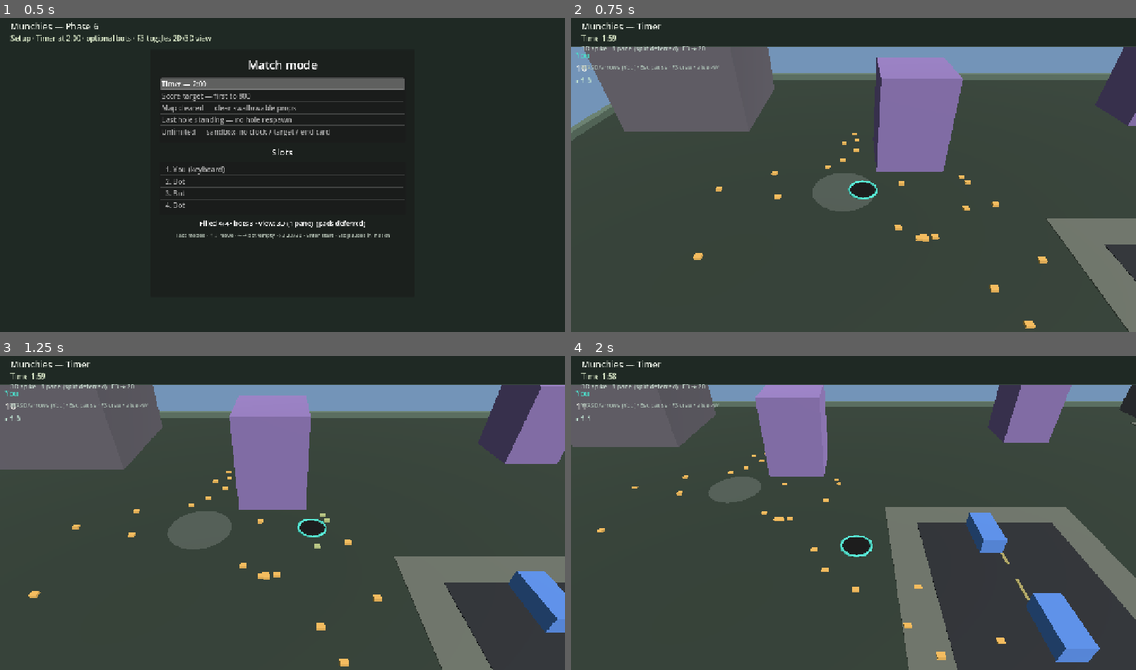
Above: before the commit, frames 1-4 (two rows, left to right).
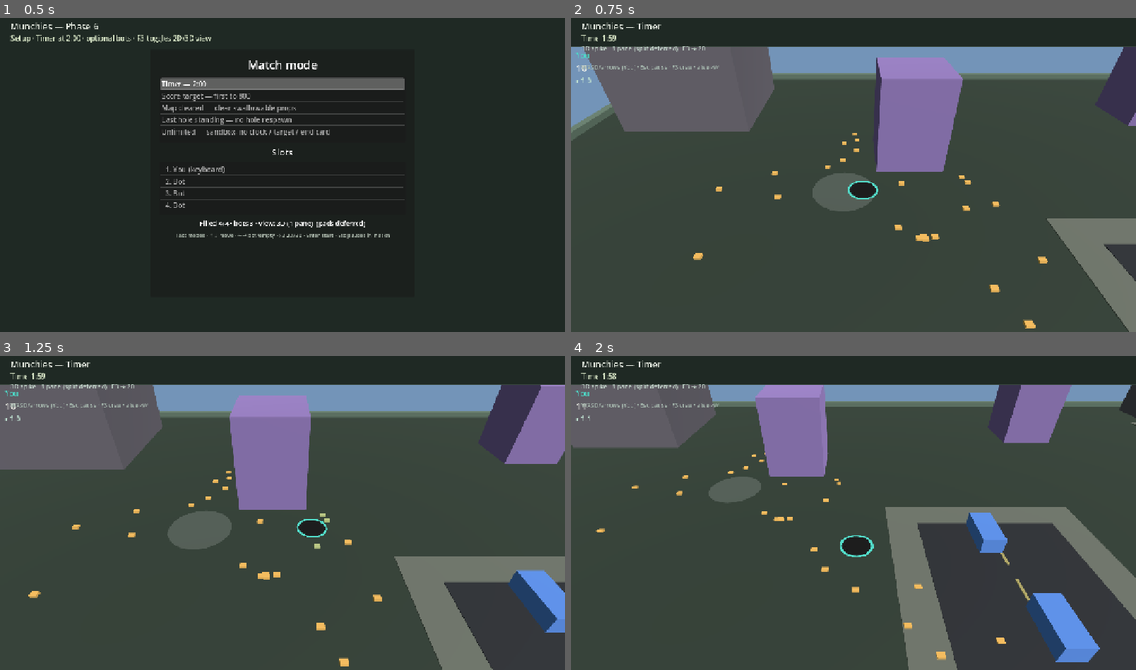
Above: after the commit, the same moments.

Repository: yelsayd/munchies
Game: Godot game, scene res://scenes/main.tscn
Two runs of this game, one before a commit and one after it. Both use one fixed random seed, a clock stepped at 60 frames per second and the inputs below.
Inputs:
- Up to frame 1 (0.5 s): no input
- Up to frame 2 (0.75 s): tap Enter (confirm) at 0.5, 0.6 s; hold D (move_right) from 0.53 s (still down)
- Up to frame 3 (1.25 s): keep holding D (move_right)
- Up to frame 4 (2 s): release D (move_right) at 1.28 s; hold S (move_down) from 1.28 s (still down); tap Tab at 1.35 s

Frame 1 is identical in both runs. In frame 2, 0.2% of the frame differs, in the area x 0-100%, y 9-100%; in frame 3, 0.3%; in frame 4, 0.4%, in the area x 4-100%, y 9-100%.

Commit message:
Smooth 3D hole rims with flat high-segment rings.
Replace faceted TorusMesh borders with 96-seg annular meshes, bump
pit cylinder segments, and enable 4x MSAA on the 3D SubViewport.

Co-authored-by: Yasser Elsayed <yelsayd@users.noreply.github.com>

Diff:
--- a/scripts/main.gd
+++ b/scripts/main.gd
@@ -498,6 +498,7 @@
 	sv.gui_disable_input = true
 	sv.render_target_update_mode = SubViewport.UPDATE_ALWAYS
 	sv.own_world_3d = true
+	sv.msaa_3d = Viewport.MSAA_4X
 	sv.size = Vector2i(2, 2)
 	svc.add_child(sv)
 
--- a/scripts/world_view_3d.gd
+++ b/scripts/world_view_3d.gd
@@ -206,10 +206,10 @@
 		var id: int = int(hole["id"])
 		seen[id] = true
 		var root: Node3D = _hole_nodes.get(id) as Node3D
-		# Recreate if this is a pre-torus hole (rim was a flat cylinder buried under roads).
+		# Recreate if rim is not the current flat-ring ArrayMesh (old cylinder/torus rims).
 		if root != null:
 			var rim_n: MeshInstance3D = root.get_node_or_null("Rim") as MeshInstance3D
-			if rim_n == null or not (rim_n.mesh is TorusMesh):
+			if rim_n == null or not (rim_n.mesh is ArrayMesh) or not bool(rim_n.get_meta("flat_ring", false)):
 				root.queue_free()
 				_hole_nodes.erase(id)
 				root = null
@@ -399,7 +399,7 @@
 	cyl.top_radius = 1.0
 	cyl.bottom_radius = 1.0
 	cyl.height = 0.08
-	cyl.radial_segments = 32
+	cyl.radial_segments = 64
 	pit.mesh = cyl
 	pit.material_override = _mat(Color(0.03, 0.03, 0.04))
 	pit.position.y = HOLE_FILL_Y
@@ -412,38 +412,55 @@
 	ic.top_radius = 0.72
 	ic.bottom_radius = 0.72
 	ic.height = 0.06
-	ic.radial_segments = 24
+	ic.radial_segments = 48
 	inner.mesh = ic
 	inner.material_override = _mat(Color(0.01, 0.01, 0.015))
 	inner.position.y = HOLE_FILL_Y + 0.02
 	root.add_child(inner)
 
-	# Colored rim as a real torus so it reads as a border, not a disc under roads.
+	# Flat annular rim — high segment count reads as a smooth circle (torus looked faceted).
 	var rim := MeshInstance3D.new()
 	rim.name = "Rim"
-	var torus := TorusMesh.new()
-	torus.inner_radius = 0.90
-	torus.outer_radius = 1.06
-	torus.rings = 12
-	torus.ring_segments = 32
-	rim.mesh = torus
+	rim.mesh = _make_flat_ring_mesh(0.92, 1.08, 96)
+	rim.set_meta("flat_ring", true)
 	rim.position.y = HOLE_RIM_Y
 	root.add_child(rim)
 
 	var flash := MeshInstance3D.new()
 	flash.name = "Flash"
-	var ft := TorusMesh.new()
-	ft.inner_radius = 0.98
-	ft.outer_radius = 1.18
-	ft.rings = 10
-	ft.ring_segments = 32
-	flash.mesh = ft
+	flash.mesh = _make_flat_ring_mesh(0.98, 1.16, 96)
+	flash.set_meta("flat_ring", true)
 	flash.position.y = HOLE_FLASH_Y
 	flash.material_override = _mat(Color(1, 1, 1, 0.0), true)
 	flash.visible = false
 	root.add_child(flash)
 
 	return root
+
+
+func _make_flat_ring_mesh(inner_r: float, outer_r: float, segments: int = 96) -> ArrayMesh:
+	## Flat XZ annulus. Looks like a clean circular border under a tilted camera.
+	var st := SurfaceTool.new()
+	st.begin(Mesh.PRIMITIVE_TRIANGLES)
+	for i in segments:
+		var a0: float = TAU * float(i) / float(segments)
+		var a1: float = TAU * float(i + 1) / float(segments)
+		var c0 := cos(a0)
+		var s0 := sin(a0)
+		var c1 := cos(a1)
+		var s1 := sin(a1)
+		var i0 := Vector3(c0 * inner_r, 0.0, s0 * inner_r)
+		var i1 := Vector3(c1 * inner_r, 0.0, s1 * inner_r)
+		var o0 := Vector3(c0 * outer_r, 0.0, s0 * outer_r)
+		var o1 := Vector3(c1 * outer_r, 0.0, s1 * outer_r)
+		st.set_normal(Vector3.UP)
+		st.add_vertex(i0)
+		st.add_vertex(o0)
+		st.add_vertex(o1)
+		st.add_vertex(i0)
+		st.add_vertex(o1)
+		st.add_vertex(i1)
+	return st.commit()
 
 
 func _place_hole(root: Node3D, hole: Dictionary, _sim: MunchiesSim) -> void:
